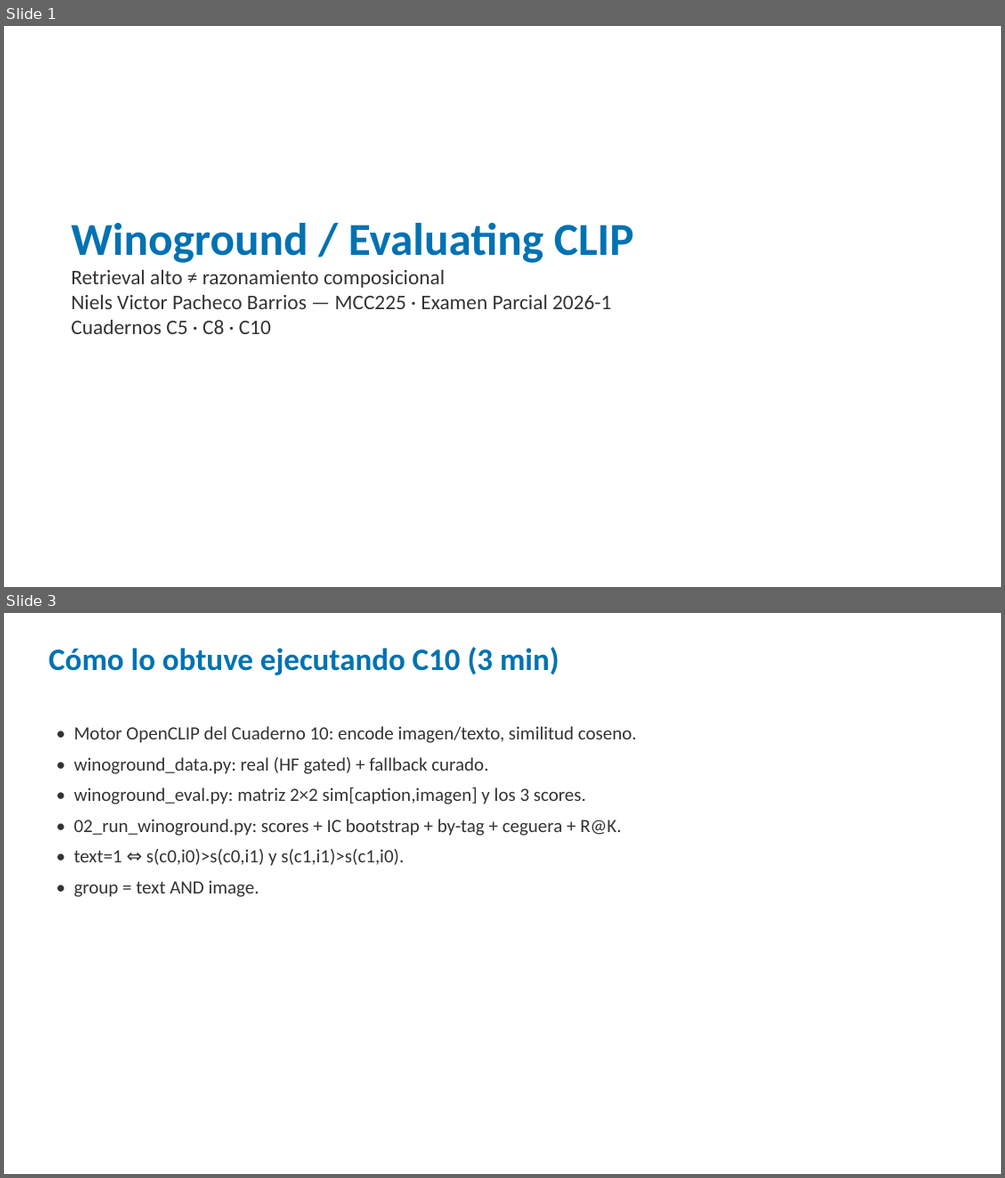
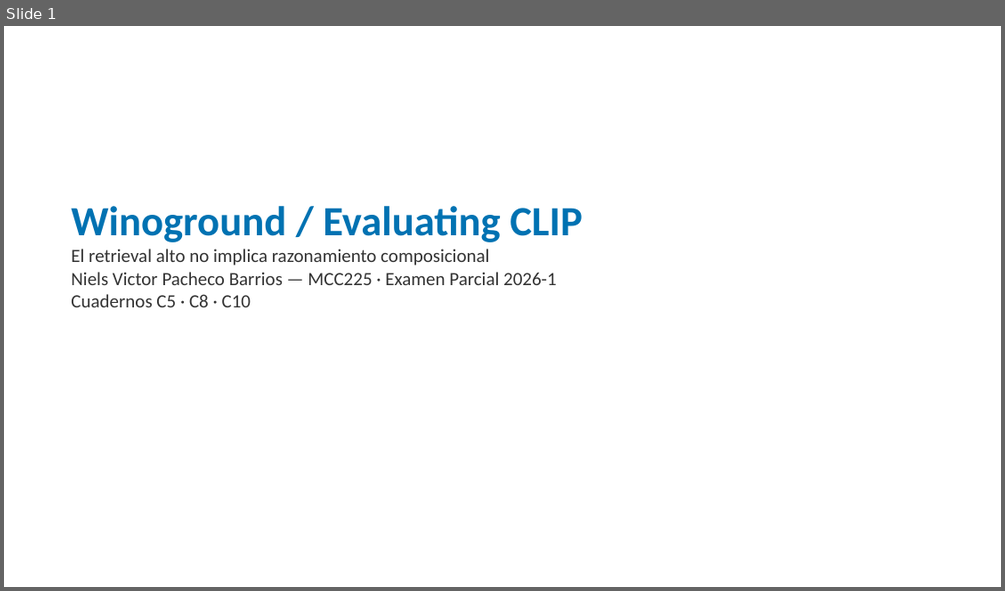
Before and after one commit to nielspac177/MCC225-Winoground, a slide deck: slides/pptx/defensa_winoground.pptx. Shown one above the other, each under a label of ours: slides 1 and 3 before the commit, slide 1 after it; the slides between them are not shown. The pictures are 1005x1178 and 1005x591 pixels, drawn with LibreOffice and Linux fonts; fonts in the diff are those of the drawing. Boxes give left, top, right and bottom in pixels: in the first picture for what was removed or moved away, otherwise in the second. Text is boxed around its words. In the diff, an @@ line names an element or a change of style, - is before the commit and + after.

Commit message:
Examen Parcial 1: guion, plan 20min, defensa de codigo y embeddings versionados

```diff
--- a/slides/pptx/defensa_winoground.pptx
+++ b/slides/pptx/defensa_winoground.pptx
@@ slide 3 removed at (x1=4, y1=613, x2=1001, y2=1174), background #FFFFFF @@
@@ text removed at (x1=48, y1=647, x2=559, y2=675) @@
-Cómo lo obtuve ejecutando C10 (3 min)
@@ text removed at (x1=74, y1=726, x2=637, y2=897) @@
-• Motor OpenCLIP del Cuaderno 10: encode imagen/texto, similitud coseno.
-• winoground_data.py: real (HF gated) + fallback curado.
-• winoground_eval.py: matriz 2×2 sim[caption,imagen] y los 3 scores.
-• 02_run_winoground.py: scores + IC bootstrap + by-tag + ceguera + R@K.
-• text=1 ⇔ s(c0,i0)>s(c0,i1) y s(c1,i1)>s(c1,i0).
-• group = text AND image.
@@ slide 1 changed as well @@
@@ text "Winoground / Evaluating CLIP" moved from (x1=71, y1=223, x2=634, y2=334) to (x1=71, y1=206, x2=582, y2=307) @@
@@ text at (x1=71, y1=206, x2=582, y2=307): size 44 to 40 pt in "Winoground / Evaluating CLIP"; size 20 to 18 pt in "Niels Victor Pacheco Barrios — MCC225 · ...", "Cuadernos C5 · C8 · C10" @@
@@ text at (x1=71, y1=248, x2=489, y2=265): text changed; size 20 to 18 pt @@
-Retrieval alto ≠ razonamiento composicional
+El retrieval alto no implica razonamiento composicional
```
Also in this commit, not shown: 1 other slide changed, 27 slides added, 5 other slides removed, 9 other files.
